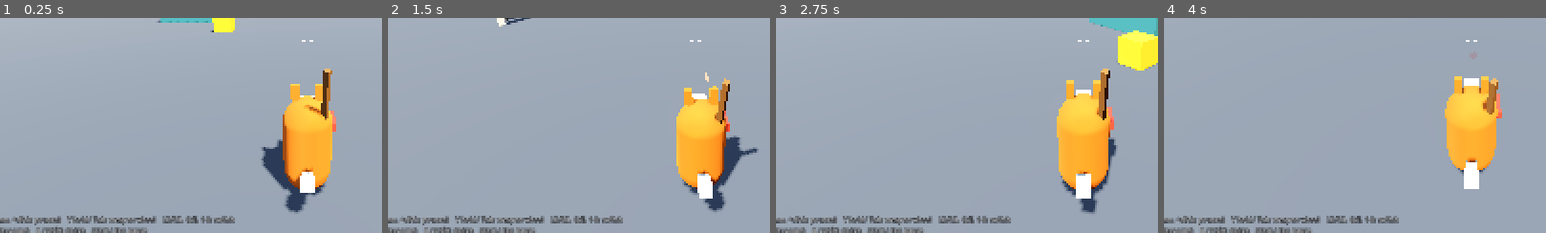
Above: before the commit, frames 1-4 (left to right).
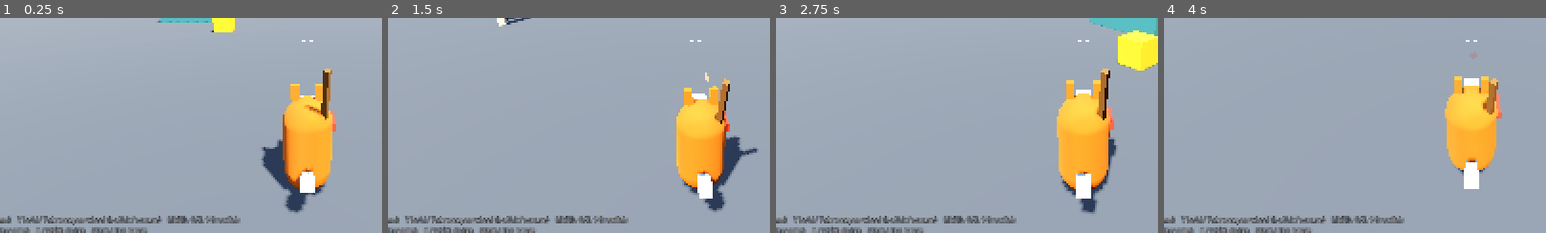
Above: after the commit, the same moments.

Repository: ArcticGizmo/project-fox
Game: Godot game, scene res://scenes/main.tscn
The game is run twice, just before and just after one commit, with the same random seed, the same clock (stepped at 60 frames per second) and the same inputs.
Inputs (mouse positions are % of the whole screen's width and height, from its top left):
- Up to frame 1 (0.25 s): no input
- Up to frame 2 (1.5 s): tap Enter (ui_accept) at 0.5 s; move the mouse to (72, 45) at 0.52 s; hold D (move_right) 0.53-1.28 s; hold Right mouse button (strafe) 0.53-1.28 s; tap Shift (dodge) at 0.6 s; click (72, 45) at 0.67 s; tap Space (jump) at 0.77 s; move the mouse to (45, 50) at 1.27 s; hold W (move_forward) from 1.28 s (still down); right-click (45, 50) at 1.35 s; click (45, 50) at 1.42 s
- Up to frame 3 (2.75 s): keep holding W (move_forward); tap Space (jump) at 1.52 s; tap Shift (dodge) at 1.55, 2.1 s; move the mouse to (52, 48) at 2.02 s; hold Right mouse button (strafe) from 2.03 s (still down); click (52, 48) at 2.17 s
- Up to frame 4 (4 s): keep holding W (move_forward); move the mouse to (49, 52) at 2.77 s; release Right mouse button (strafe) at 2.78 s; click (49, 52) at 2.85 s; tap Space (jump) at 3.02, 3.77 s; tap Shift (dodge) at 3.05 s; move the mouse to (57, 51) at 3.52 s; hold Right mouse button (strafe) from 3.53 s (still down); tap Down (look_down) at 3.6 s; click (57, 51) at 3.67 s
The pictures show only the part of the screen within x 10-60%, y 45-95%; the shares and areas given below are measured in that part.

The runs differ from the first frame. In frame 1, 1.2% of the frame differs, in the area x 2-63%, y 92-97%; in frame 2, 1.2%; in frame 3, 1.2%; in frame 4, 1.2%.

Commit message:
Update HUD controls hint for slam and wheel changes
Co-Authored-By: Claude Opus 5.5 <noreply@anthropic.com>

Diff:
--- a/scripts/ui/hud.gd
+++ b/scripts/ui/hud.gd
@@ -3,7 +3,7 @@
 ## Prototype HUD: health, current weapon (level, XP, ammo), weapon wheel,
 ## crosshair, wave counter, level-up popup and debug hints.
 
-const HELP_TEXT := "X / F: staff (in air: slam, +stick: pounce)    Y hold / Tab: weapon wheel    LB/RB, Q/E, 1-8: switch\nLT / RMB: strafe (rifle: scope)    B / Shift: dodge    Start / Esc: pause\nBack / F1: hitboxes    D-pad Up / F2: level weapon    D-pad Down / F3: next wave"
+const HELP_TEXT := "X / F: staff (in air: slam)    Y hold / Tab: weapon wheel (L-stick / mouse)    LB/RB, Q/E, 1-8: switch\nLT / RMB: strafe (rifle: scope)    B / Shift: dodge    Start / Esc: pause\nBack / F1: hitboxes    D-pad Up / F2: level weapon    D-pad Down / F3: next wave"
 
 var _player: Player
 var _hp_bar: ProgressBar
